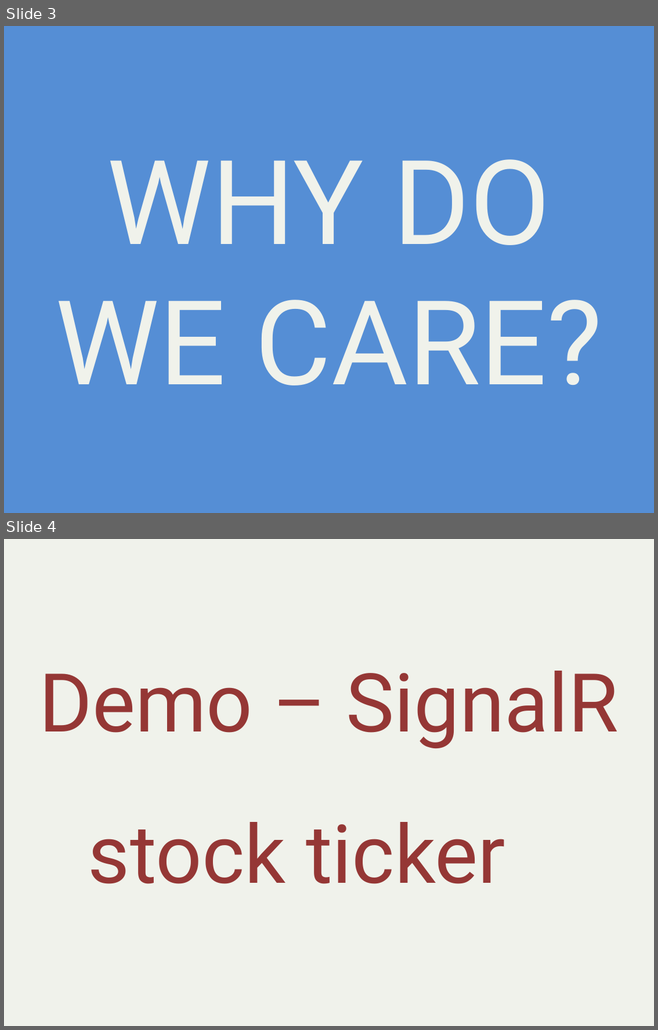
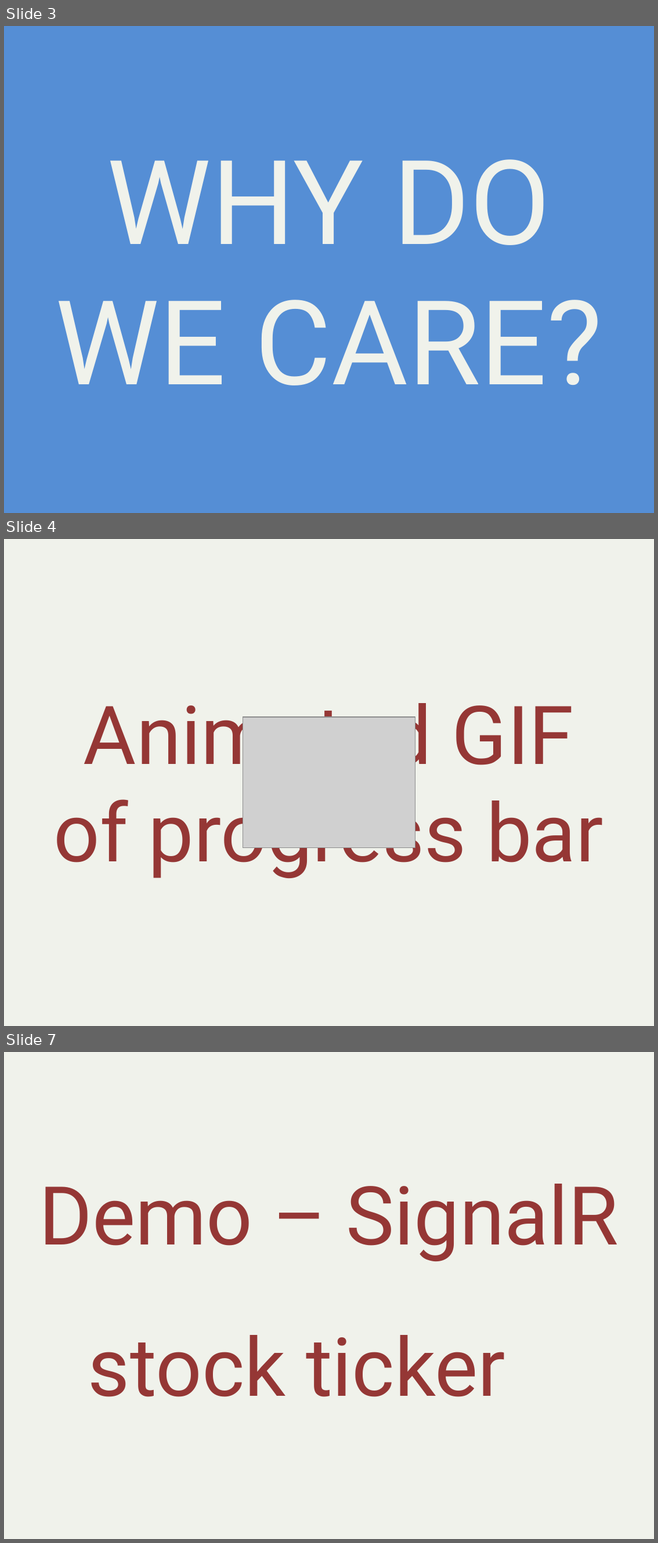
Before and after one commit to alani/Talks, a slide deck: SignalR-Intro/SignalRIntro.pptx. Shown one above the other, each under a label of ours: slides 3 and 4 before the commit, slides 3, 4 and 7 after it; the slides between them are not shown. The pictures are 658x1030 and 658x1543 pixels, drawn with LibreOffice and Linux fonts; fonts in the diff are those of the drawing; grey boxes stand for pictures. Boxes give left, top, right and bottom in pixels: in the first picture for what was removed or moved away, otherwise in the second. Text is boxed around its words. In the diff, an @@ line names an element or a change of style, - is before the commit and + after.

```diff
--- a/SignalR-Intro/SignalRIntro.pptx
+++ b/SignalR-Intro/SignalRIntro.pptx
@@ slide 4 added at (4, 539, 654, 1026), background #F0F2EB @@
@@ title added at (54, 703, 603, 878), 90 pt, text #953735 @@
+Animated GIF of progress bar
@@ picture added at (243, 717, 415, 848) @@
@@ what was slide 4 is now slide 7 @@
```
Also in this commit, not shown: 6 slides changed, 13 other slides added, 10 slides removed, 7 other files.
